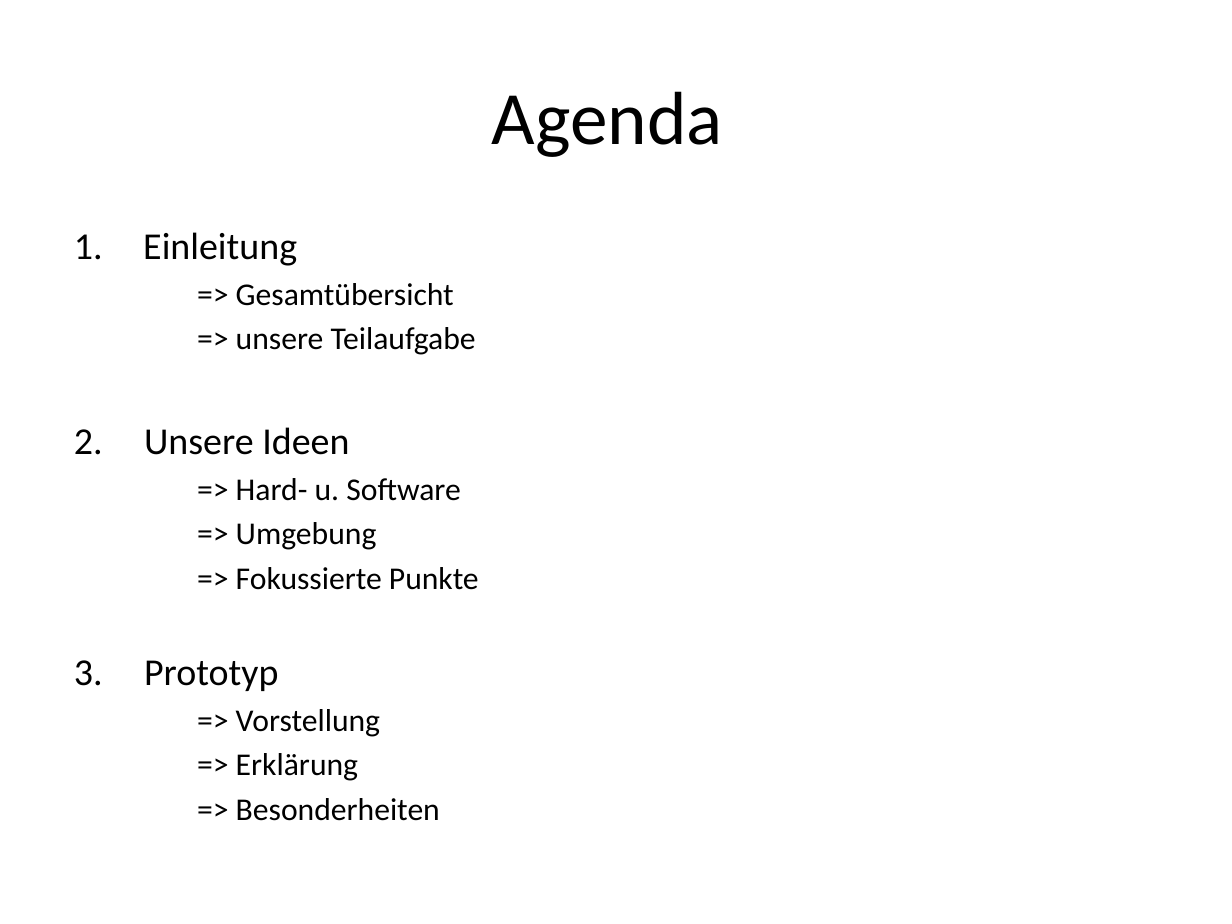
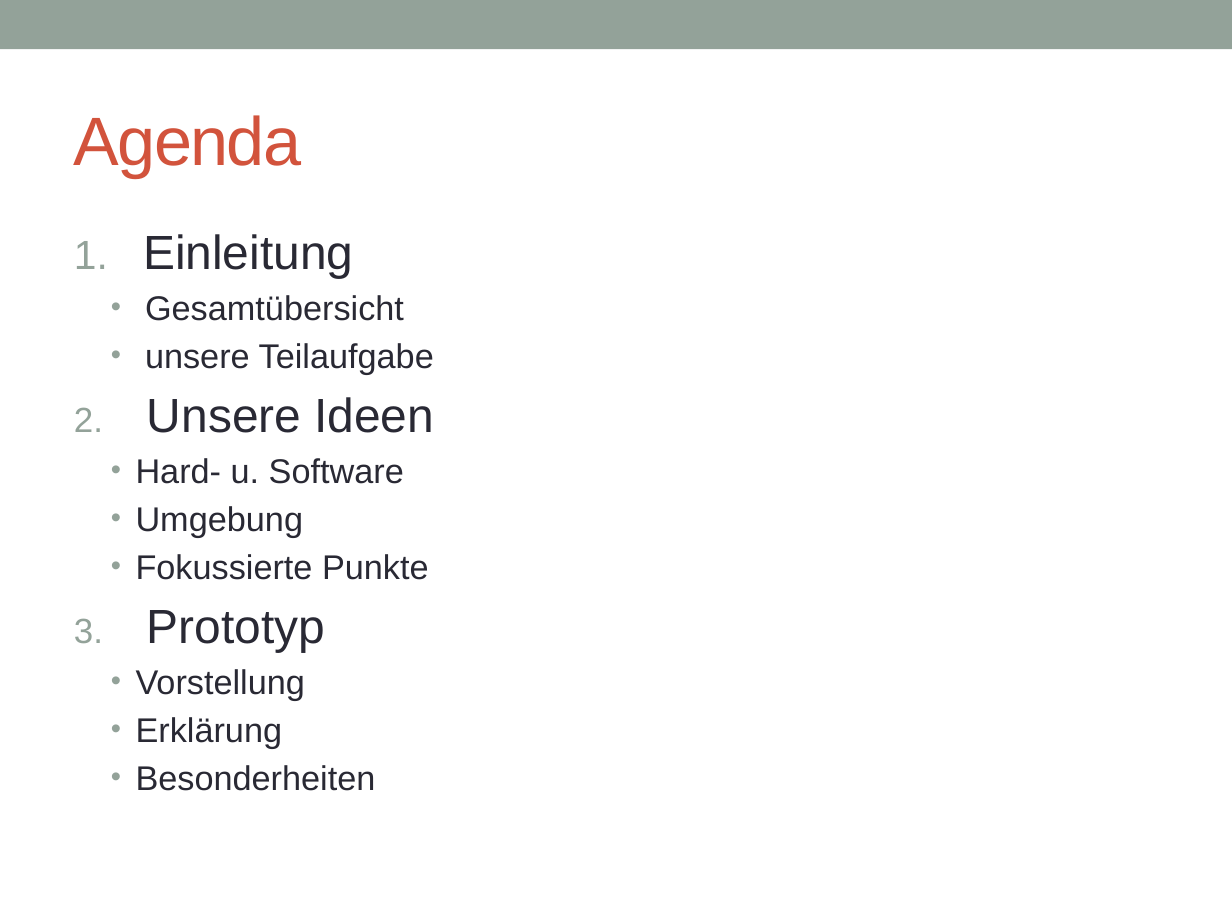
Before and after one commit to SWE-Projekt14/software-engineering, a slide deck: slide 2 of Präsentation/Softwareingeneering Präse V1.5.pptx. Drawn at 1232x924 pixels with LibreOffice and Linux fonts; fonts in the diff are those of the drawing. Boxes give left, top, right and bottom in pixels: in the first picture for what was removed or moved away, otherwise in the second. Text is boxed around its words. In the diff, an @@ line names an element or a change of style, - is before the commit and + after.

```diff
--- a/Präsentation/Softwareingeneering Präse V1.5.pptx
+++ b/Präsentation/Softwareingeneering Präse V1.5.pptx
@@ rectangle added at (x1=0, y1=0, x2=1232, y2=49), fill #93A299 @@
@@ title "Agenda" moved from (x1=492, y1=91, x2=723, y2=157) to (x1=74, y1=115, x2=301, y2=178) @@
@@ title "Agenda" at (x1=74, y1=115, x2=301, y2=178): size 44 to 40 pt, font Calibri to Arial, text colour #000000 to #D2533C, letter spacing 0 to -1 pt; alignment centre to left @@
@@ text at (x1=143, y1=234, x2=434, y2=652): size 22.2 to 28 pt, font Calibri to Arial, text colour #000000 to #292934 in "Einleitung", "Unsere Ideen", "Prototyp"; more space between paragraphs @@
@@ text at (x1=145, y1=295, x2=434, y2=374): text changed; size 18.5 to 20 pt; font Calibri to Arial; text colour #000000 to #292934 @@
-=> Gesamtübersicht
-=> unsere Teilaufgabe
+  • Gesamtübersicht
+  • unsere Teilaufgabe
@@ text at (x1=136, y1=458, x2=429, y2=580): text changed; size 18.5 to 20 pt; font Calibri to Arial; text colour #000000 to #292934 @@
-=> Hard- u. Software
-=> Umgebung
-=> Fokussierte Punkte
+  • Hard- u. Software
+  • Umgebung
+  • Fokussierte Punkte
@@ text at (x1=136, y1=669, x2=376, y2=791): text changed; size 18.5 to 20 pt; font Calibri to Arial; text colour #000000 to #292934 @@
-=> Vorstellung
-=> Erklärung
-=> Besonderheiten
+  • Vorstellung
+  • Erklärung
+  • Besonderheiten
```
Also in this commit, not shown: 11 other slides changed, 4 other files.
